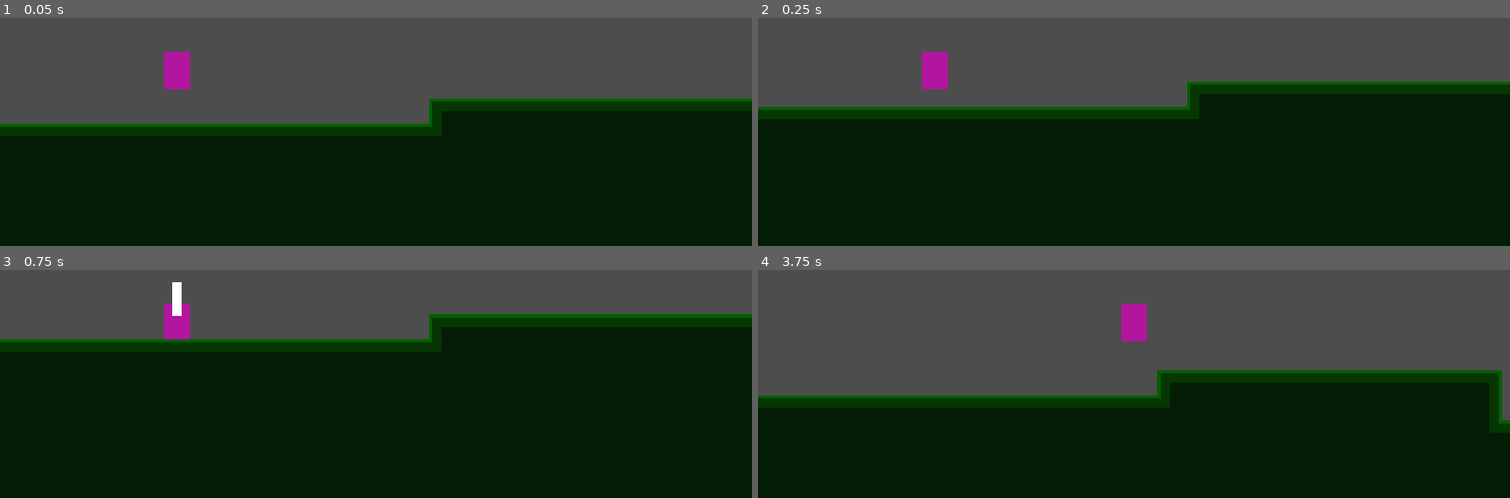
Above: before the commit, frames 1-4 (two rows, left to right).
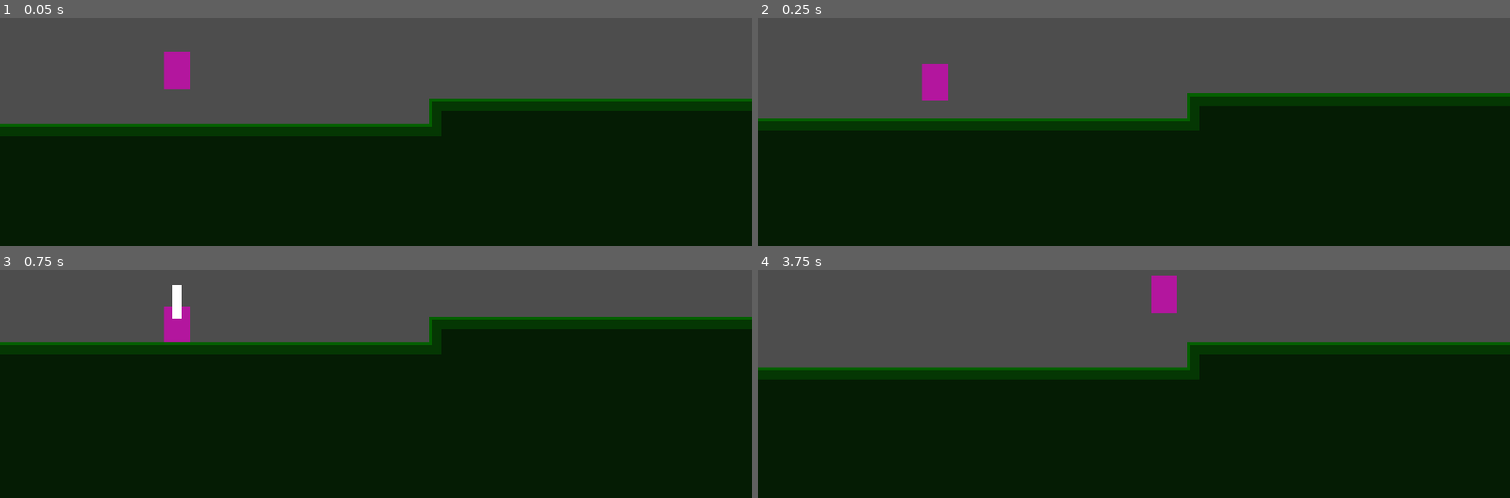
Above: after the commit, the same moments.

Repository: Tass2T/kiwiPtetre
Game: Godot game, scene res://Scenes/game.tscn
Two runs of this game, one before a commit and one after it. Both use one fixed random seed, a clock stepped at 60 frames per second and the inputs below.
Inputs:
- Up to frame 1 (0.05 s): no input
- Up to frame 2 (0.25 s): no input
- Up to frame 3 (0.75 s): hold Right (right) from 0.53 s (still down); hold X (attack) from 0.53 s (still down)
- Up to frame 4 (3.75 s): tap Space (jump) at 0.77, 0.8, 1.07, 1.35, 1.52, 1.82, 2.3, 3.02, 3.32 s; release X (attack) at 1.28 s; tap X (attack) at 1.55, 2.85 s; release Right (right) at 2.03 s; hold Left (left) 2.03-2.78 s; hold X (attack) 2.03-2.78 s; hold Right (right) from 2.78 s (still down); hold Space (jump) from 3.53 s (still down)

Frame 1 is identical in both runs. In frame 2, 11% of the frame differs, in the area x 0-100%, y 14-50%; in frame 3, 3.4%; in frame 4, 19%, in the area x 0-100%, y 2-72%.

Commit message:
player => jump buffer added

Diff:
--- a/Scenes/player.tscn
+++ b/Scenes/player.tscn
@@ -1,15 +1,15 @@
 [gd_scene format=3 uid="uid://b3x44w8rh4do3"]
 
-[ext_resource type="Script" uid="uid://cwr6gp4yhn71x" path="res://Scripts/Player/Player.gd" id="1_smehm"]
-[ext_resource type="Script" uid="uid://c2ua2o68cn1uq" path="res://Scripts/Player/States/state_manager.gd" id="2_ur7pv"]
-[ext_resource type="Script" uid="uid://dmkluc0mejuef" path="res://Scripts/Player/States/idle_state.gd" id="3_y4r1p"]
-[ext_resource type="Script" uid="uid://bnp2d6b0wg7tt" path="res://Scripts/Player/States/run_state.gd" id="4_d2wvv"]
-[ext_resource type="Script" uid="uid://b23in4f55uqba" path="res://Scripts/Player/States/jump_state.gd" id="5_3v2ag"]
-[ext_resource type="Script" uid="uid://cpl60urv8vbv1" path="res://Scripts/Player/States/fall_state.gd" id="6_jej6c"]
-[ext_resource type="Script" uid="uid://p1c33qtjnvt5" path="res://Scripts/Player/States/climb_state.gd" id="7_f1ej7"]
-[ext_resource type="Script" uid="uid://bubij62mysy1g" path="res://Scripts/Player/States/bounce_state.gd" id="8_oprun"]
-[ext_resource type="Script" uid="uid://dnnvnrp5gcpn4" path="res://Scripts/Player/States/crouch_state.gd" id="9_ur7pv"]
-[ext_resource type="Script" uid="uid://co6hjdjy7fe2h" path="res://Scripts/Player/States/attack_state.gd" id="10_y4r1p"]
+[ext_resource type="Script" uid="uid://cwr6gp4yhn71x" path="res://scripts/player/Player.gd" id="1_smehm"]
+[ext_resource type="Script" uid="uid://c2ua2o68cn1uq" path="res://scripts/player/States/state_manager.gd" id="2_ur7pv"]
+[ext_resource type="Script" uid="uid://dmkluc0mejuef" path="res://scripts/player/States/idle_state.gd" id="3_y4r1p"]
+[ext_resource type="Script" uid="uid://bnp2d6b0wg7tt" path="res://scripts/player/States/run_state.gd" id="4_d2wvv"]
+[ext_resource type="Script" uid="uid://b23in4f55uqba" path="res://scripts/player/States/jump_state.gd" id="5_3v2ag"]
+[ext_resource type="Script" uid="uid://cpl60urv8vbv1" path="res://scripts/player/States/fall_state.gd" id="6_jej6c"]
+[ext_resource type="Script" uid="uid://p1c33qtjnvt5" path="res://scripts/player/States/climb_state.gd" id="7_f1ej7"]
+[ext_resource type="Script" uid="uid://bubij62mysy1g" path="res://scripts/player/States/bounce_state.gd" id="8_oprun"]
+[ext_resource type="Script" uid="uid://dnnvnrp5gcpn4" path="res://scripts/player/States/crouch_state.gd" id="9_ur7pv"]
+[ext_resource type="Script" uid="uid://co6hjdjy7fe2h" path="res://scripts/player/States/attack_state.gd" id="10_y4r1p"]
 
 [sub_resource type="RectangleShape2D" id="RectangleShape2D_f60y1"]
 size = Vector2(133, 190)
@@ -55,7 +55,7 @@
 
 [sub_resource type="Animation" id="Animation_y4r1p"]
 resource_name = "hammer_animation"
-length = 0.39999999999999997
+length = 0.4
 tracks/0/type = "value"
 tracks/0/imported = false
 tracks/0/enabled = true
@@ -118,6 +118,7 @@
 position = Vector2(0, -181)
 zoom = Vector2(0.5, 0.5)
 limit_left = 0
+position_smoothing_enabled = true
 
 [node name="States" type="Node" parent="." unique_id=582584395]
 script = ExtResource("2_ur7pv")
--- a/Scripts/Player/Player.gd
+++ b/Scripts/Player/Player.gd
@@ -10,7 +10,7 @@
 const MAX_SPEED: float = 1000.0
 const FRICTION: float = 0.2
 const BOUNCE_FORCE_Y: float  = 1400.0
-const BOUNCE_FORCE_X: float = 900.0
+const BOUNCE_FORCE_X: float = 1000.0
 
 var direction: float = 0
 var wall_direction: float = 0.0
--- a/Scripts/Player/States/fall_state.gd
+++ b/Scripts/Player/States/fall_state.gd
@@ -3,9 +3,23 @@
 @onready var idle_state: Idle_State = $"../Idle"
 @onready var bounce_state: State = $"../Bounce"
 @onready var climb_state: Climb_State = $"../Climb"
+@onready var jump_state: Jump_State = $"../Jump"
+
+const JUMP_BUFFER_TIME: float = 0.12
+var jump_buffer_timer: float = 0.0
+
+func Enter() -> void:
+	jump_buffer_timer = 0
 
 func Physics_Process(delta: float) -> State:
+
+	if jump_buffer_timer > 0.0:
+		jump_buffer_timer -= delta
+
 	if player.is_on_floor():
+		if jump_buffer_timer > 0.0:
+			jump_buffer_timer = 0.0
+			return jump_state
 		return idle_state
 
 	if player.direction != 0:
@@ -22,6 +36,10 @@
 	return null
 
 func Input(input: InputEvent) -> State:
-	if input.is_action_pressed("jump") and player.wall_direction != 0:
-		return bounce_state
+	if input.is_action_pressed("jump"):
+		if player.wall_direction != 0:
+			return bounce_state
+
+		jump_buffer_timer = JUMP_BUFFER_TIME
+
 	return null
